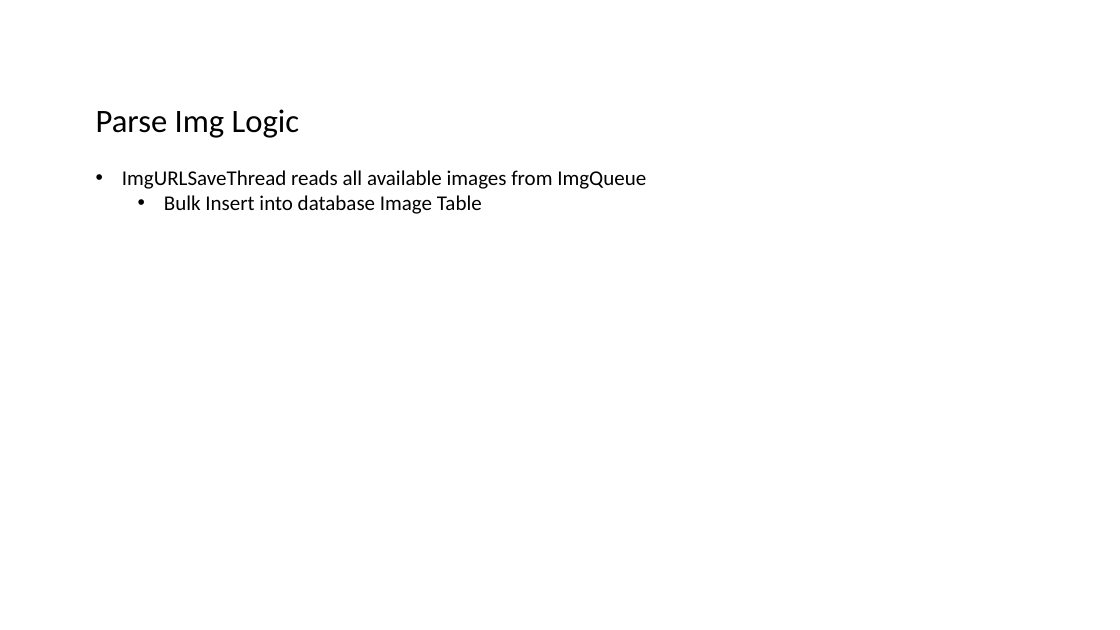
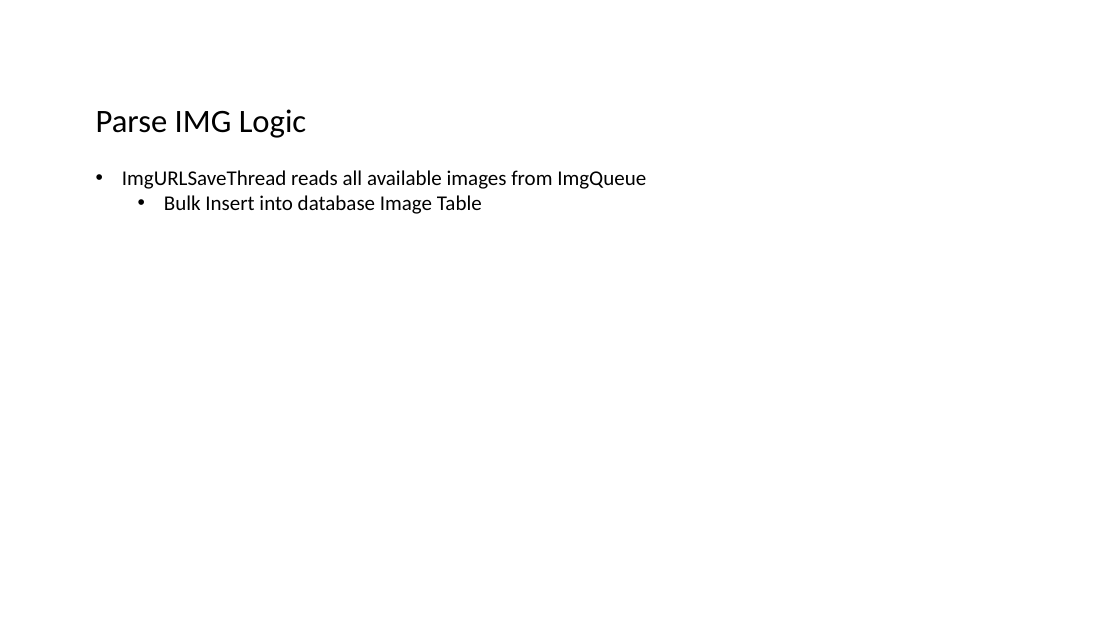
Before and after one commit to datim/squid, a slide deck: slide 3 of docs/design.pptx. Drawn at 1120x630 pixels with LibreOffice and Linux fonts; fonts in the diff are those of the drawing. Boxes give left, top, right and bottom in pixels: in the first picture for what was removed or moved away, otherwise in the second. Text is boxed around its words. In the diff, an @@ line names an element or a change of style, - is before the commit and + after.

```diff
--- a/docs/design.pptx
+++ b/docs/design.pptx
@@ text at [96, 109, 307, 138]: text changed @@
-Parse Img Logic
+Parse IMG Logic
```
Also in this commit, not shown: 1 other slide changed, 1 slide added.
